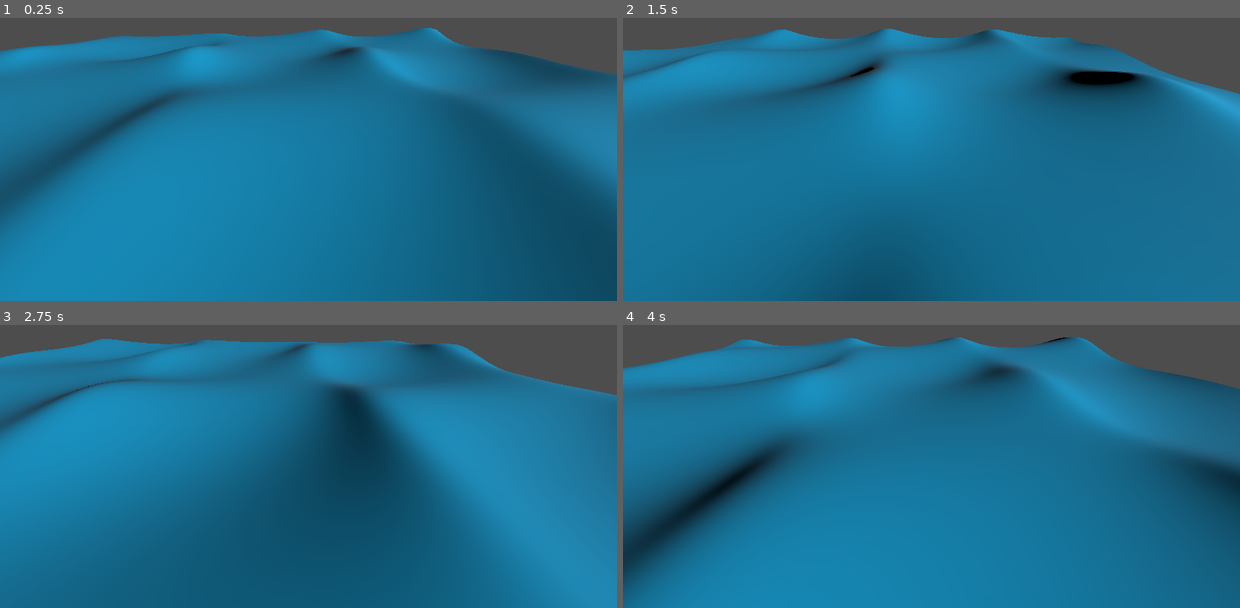
Above: before the commit, frames 1-4 (two rows, left to right).
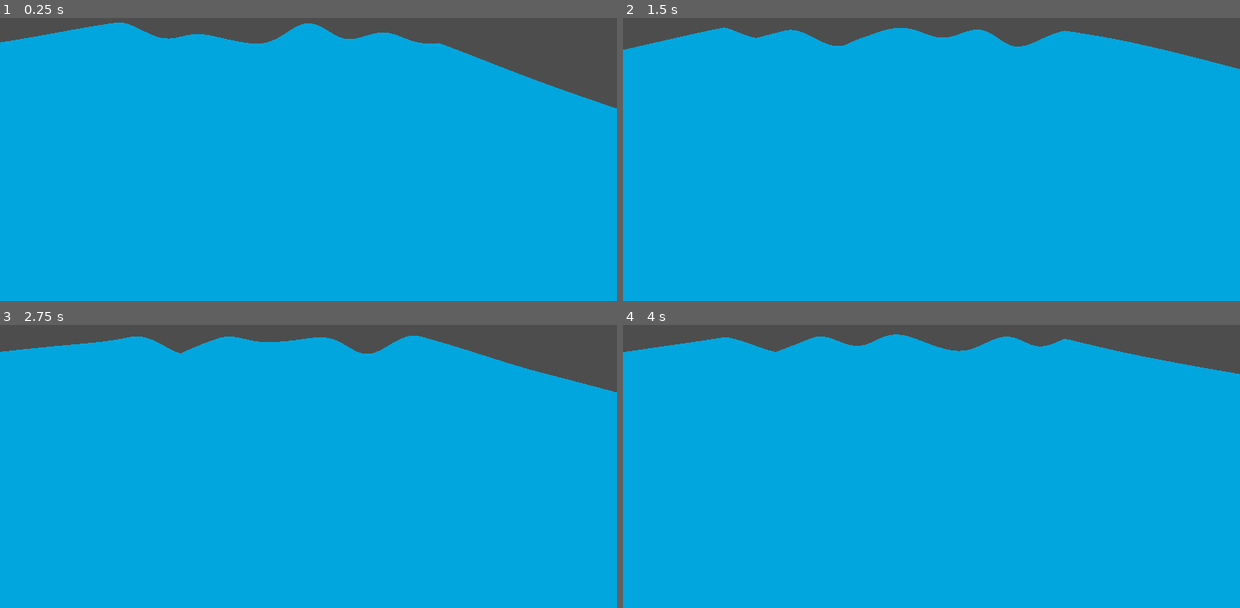
Above: after the commit, the same moments.

Repository: yagolasse/water-shader
Game: Godot game, scene res://world.tscn
The game is run twice, just before and just after one commit, with the same random seed, the same clock (stepped at 60 frames per second) and the same inputs. The project has no main scene, so this scene is started directly.
Inputs:
- Up to frame 1 (0.25 s): no input
- Up to frame 2 (1.5 s): no input
- Up to frame 3 (2.75 s): no input
- Up to frame 4 (4 s): no input

The runs differ from the first frame. In frame 1, 92% of the frame differs, in the area x 0-100%, y 1-100%; in frame 2, 93%, in the area x 0-100%, y 3-100%; in frame 3, 92%; in frame 4, 93%.

Commit message:
WIP: Specular reflections

Diff:
--- a/water.gdshader
+++ b/water.gdshader
@@ -8,6 +8,8 @@
 
 uniform vec3 albedo: source_color;
 
+uniform float specular_size;
+uniform float specular_intensity : hint_range(0.0, 2.0, 0.01);
 uniform float exponent : hint_range(1.0, 4.0, 0.25);
 uniform float speeds[MAX_WAVE_COUNT];
 uniform float amplitudes[MAX_WAVE_COUNT];
@@ -16,6 +18,8 @@
 
 uniform int wave_type : hint_range(0, 2, 1) = 0;
 uniform int wind_directions[MAX_WAVE_COUNT];
+
+varying vec3 normal;
 
 float frequency(float wavelength) {
 	return 2.0 / wavelength;
@@ -74,6 +78,12 @@
 	return vec3(derivative.x, displacement, derivative.y);
 }
 
+void light() {
+	vec3 halfway = normalize(LIGHT + VIEW);
+	float clamped_direction = clamp(dot(halfway, NORMAL), 0.0, 1.0);
+	SPECULAR_LIGHT = ALBEDO + LIGHT_COLOR * pow(clamped_direction * specular_intensity, specular_size);
+}
+
 void fragment() {
 	ALBEDO = albedo;
 }
@@ -117,4 +127,6 @@
 	NORMAL = normalize(vec3(-normal_accumulator.x, 1.0 - normal_accumulator.y, -normal_accumulator.z));
 	// Local coords vertex y starts in zero so we can do this
 	VERTEX += vertex_accumulator;
+
+	normal = NORMAL;
 }
--- a/world.tscn
+++ b/world.tscn
@@ -6,18 +6,20 @@
 render_priority = 0
 shader = ExtResource("1_awqgb")
 shader_parameter/albedo = Color(0, 0.65098, 0.866667, 1)
+shader_parameter/specular_size = 50.0
+shader_parameter/specular_intensity = 1.0
 shader_parameter/exponent = 4.0
 shader_parameter/speeds = PackedFloat32Array(5.631, 8.665, 3.95, 3.575)
-shader_parameter/amplitudes = PackedFloat32Array(0.7, 0.735, 0.47, 0.485)
-shader_parameter/wavelengths = PackedFloat32Array(9.12, 9.66, 8.805, 16.835)
-shader_parameter/steepnesses = PackedFloat32Array(0.04, 0.79, 0.14, 0.77)
-shader_parameter/wave_type = 2
-shader_parameter/wind_directions = PackedInt32Array(35, 170, 85, -79)
+shader_parameter/amplitudes = PackedFloat32Array(1.5, 1.605, 0.47, 0.485)
+shader_parameter/wavelengths = PackedFloat32Array(17.45, 8.58, 5.825, 17.585)
+shader_parameter/steepnesses = PackedFloat32Array(0.12, 0.42, 0.04, 0.1)
+shader_parameter/wave_type = 0
+shader_parameter/wind_directions = PackedInt32Array(0, 5, -12, 15)
 
 [sub_resource type="PlaneMesh" id="PlaneMesh_lqahc"]
 size = Vector2(100, 100)
-subdivide_width = 1000
-subdivide_depth = 1000
+subdivide_width = 100
+subdivide_depth = 100
 
 [node name="World" type="Node3D"]
 
@@ -29,4 +31,4 @@
 mesh = SubResource("PlaneMesh_lqahc")
 
 [node name="SunLight" type="DirectionalLight3D" parent="."]
-transform = Transform3D(0.433659, -0.344827, 0.832487, 0, 0.92388, 0.382683, -0.901077, -0.165954, 0.400649, 0, 15.0347, 0)
+transform = Transform3D(0.325398, -0.869461, 0.371692, 0.825453, 0.452936, 0.336863, -0.461241, 0.1972, 0.865083, 0, 15.0347, 0)
